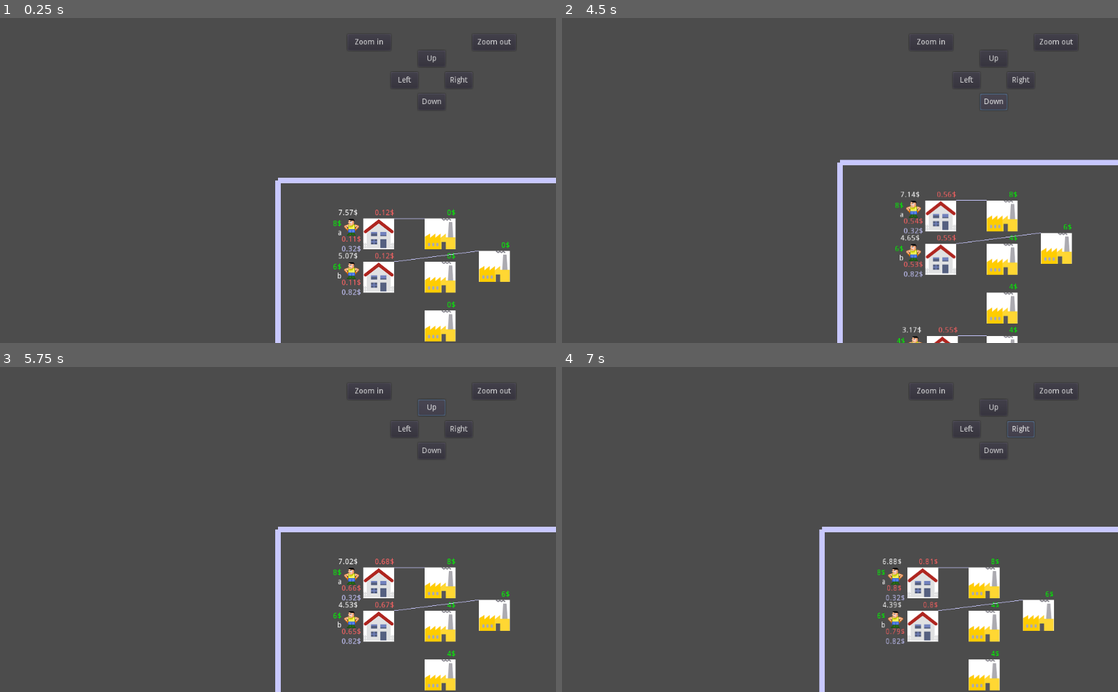
Above: before the commit, frames 1-4 (two rows, left to right).
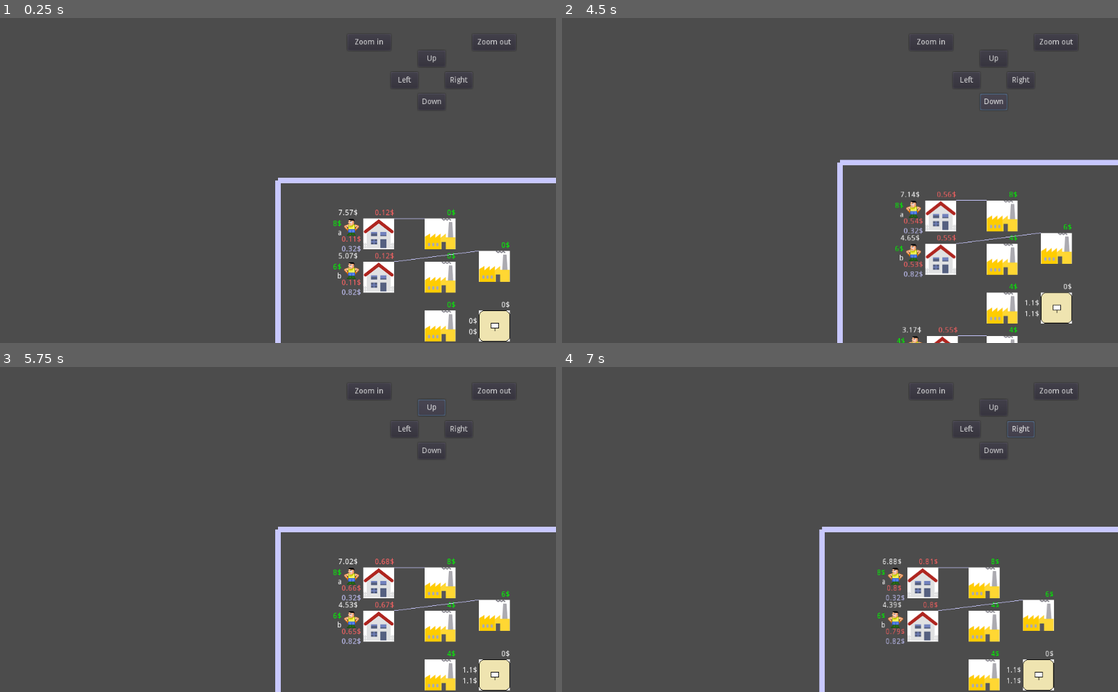
Above: after the commit, the same moments.

Repository: carlostgit/Houses
Game: Godot game, scene res://World.tscn
Same seed, same stepped clock (60 frames per second), same inputs: the game is played once before the commit and once after it.
Inputs (mouse positions are in pixels of both pictures, inside the frame that each line leads up to):
- Up to frame 1 (0.25 s): no input
- Up to frame 2 (4.5 s): click "Zoom in" at 0.5 s; click "Zoom out" at 1.25 s; click (1056, 326) at 2.02 s; click (912, 226) at 2.77 s; click (940, 232) at 3.52 s; click "Down" at 4.25 s
- Up to frame 3 (5.75 s): click "Up" at 5 s
- Up to frame 4 (7 s): click "Left" at 5.75 s; click "Right" at 6.5 s

The runs differ from the first frame. In frame 1, 0.6% of the frame differs, in the area x 84-92%, y 87-100%; in frame 2, 0.6%; in frame 3, 0.6%, in the area x 83-92%, y 87-100%; in frame 4, 0.6%.

Commit message:
Se añade la escena Yard, que representa una parcela donde se podría construir una casa

Diff:
--- a/Camera2D.gd
+++ b/Camera2D.gd
@@ -13,6 +13,11 @@
 var _move_left:bool = false
 var _move_up:bool = false
 var _move_down:bool = false
+
+var _zoom_level:int = 2
+var _min_zoom_level:int = 1
+var _max_zoom_level:int = 16
+
 
 # Called when the node enters the scene tree for the first time.
 func _ready():
@@ -91,11 +96,6 @@
 	pass # Replace with function body.
 
 
-func _on_ButtonZoomIn_pressed():
-	self.set_zoom(Vector2(0.5,0.5))
-	pass # Replace with function body.
-
-
 func _on_ButtonRight_button_down():
 	_move_right = true
 	pass # Replace with function body.
@@ -105,7 +105,18 @@
 	_move_right = false
 	pass # Replace with function body.
 
+func _on_ButtonZoomIn_pressed():
+#	_zoom_level += 1
+	_zoom_level *= 2
+	if (_zoom_level > _max_zoom_level):
+		_zoom_level = _max_zoom_level
+	self.set_zoom(Vector2(2.0/_zoom_level,2.0/_zoom_level))
+	pass # Replace with function body.
 
 func _on_ButtonZoomOut_pressed():
-	self.set_zoom(Vector2(1,1))
+#	_zoom_level -= 1
+	_zoom_level /= 2
+	if (_zoom_level < _min_zoom_level):
+		_zoom_level = _min_zoom_level
+	self.set_zoom(Vector2(2.0/_zoom_level,2.0/_zoom_level))
 	pass # Replace with function body.
--- a/House.gd
+++ b/House.gd
@@ -12,6 +12,8 @@
 var _world:Node2D = null
 
 var _cycle:int = 0
+
+var _name:String = "H"
 
 
 #TODO
@@ -33,6 +35,12 @@
 # Called every frame. 'delta' is the elapsed time since the previous frame.
 #func _process(delta):
 #	pass
+
+func set_name(name_arg:String) -> void:
+	_name = name_arg
+
+func get_name() -> String:
+	return _name
 
 func get_rent() -> float:
 	return _rent
@@ -177,7 +185,7 @@
 		while best_house != self and _rent > self._minimum_rent:
 			for asking_worker in _world.get_workers():
 				var asking_worker_factory:Node2D = asking_worker.get_factory()
-				var best_house_factory:Dictionary  = _world.find_best_house_factory_available(asking_worker_factory, asking_worker_factory)
+				var best_house_factory:Dictionary  = _world.find_best_house_factory_available(asking_worker_factory, asking_worker)
 				best_house = best_house_factory.get("house") as Node2D
 				if best_house and best_house == self:
 					break
@@ -189,6 +197,7 @@
 				if new_rent < self._minimum_rent:
 					new_rent = self._minimum_rent
 				set_rent(new_rent)
+
 
 func _on_TimerUpdateLabel_timeout():
 	update_labels()
--- a/World.gd
+++ b/World.gd
@@ -143,6 +143,47 @@
 	var ret_value:Dictionary = {"house": best_house,"factory":best_factory}
 	return ret_value
 
+func find_best_house_factory_available_with_prospective_house(current_factory_arg:Node2D, worker_arg:Node2D, yard_arg:Node2D) -> Dictionary:
+
+	var vacant_factories:Array = get_factories_with_vacant_jobs()
+
+	var houses:Array = get_available_houses(worker_arg)
+	var best_disposable_income:float = 0.0
+	var best_house:Node2D = null
+	var best_factory:Node2D = null
+
+	if yard_arg and yard_arg.get_house():
+		var prospective_house_in_yard:Node2D = yard_arg.get_house()
+		houses.append(prospective_house_in_yard)
+
+
+	if (current_factory_arg):
+		vacant_factories.append(current_factory_arg)
+
+	var available_factories:Array = vacant_factories
+
+	for factory in available_factories:
+		for house in houses:
+			var rent:float = 0.0
+
+			if yard_arg.get_house() == house:
+				rent = yard_arg.get_estimated_payable_rent()
+			else:
+				rent = house.get_rent()
+
+			var commuting_cost:float = self.s_get_commuting_expenses(house,factory)
+#			var rent:float = house.get_rent()
+			var salary:float = factory.get_salary()
+			var disposable_income = salary-rent-commuting_cost
+			if (disposable_income > best_disposable_income):
+				best_disposable_income = disposable_income
+				best_house = house
+				best_factory = factory
+
+	var ret_value:Dictionary = {"house": best_house,"factory":best_factory}
+	return ret_value
+
+
 func _on_TimerShortHomeless_timeout():
 	var default_position_origin:Vector2 = Vector2(20,20)
 	var distance_between_workers:Vector2 = Vector2(0,100)
--- a/World.tscn
+++ b/World.tscn
@@ -1,10 +1,11 @@
-[gd_scene load_steps=6 format=2]
+[gd_scene load_steps=7 format=2]
 
 [ext_resource path="res://World.gd" type="Script" id=1]
 [ext_resource path="res://Camera2D.gd" type="Script" id=2]
 [ext_resource path="res://Worker.tscn" type="PackedScene" id=3]
 [ext_resource path="res://House.tscn" type="PackedScene" id=4]
 [ext_resource path="res://Factory.tscn" type="PackedScene" id=5]
+[ext_resource path="res://Yard.tscn" type="PackedScene" id=6]
 
 [node name="World" type="Node2D" groups=[
 "world",
@@ -89,6 +90,7 @@
 texture_mode = 3801188
 
 [node name="HUD" type="CanvasLayer" parent="."]
+editor/display_folded = true
 
 [node name="ButtonDown" type="Button" parent="HUD"]
 margin_left = 770.0
@@ -131,6 +133,11 @@
 margin_right = 950.0
 margin_bottom = 60.0
 text = "Zoom out"
+
+[node name="Yard" parent="." groups=[
+"yards",
+] instance=ExtResource( 6 )]
+position = Vector2( 370, 240 )
 [connection signal="timeout" from="TimerShortHomeless" to="." method="_on_TimerShortHomeless_timeout"]
 [connection signal="button_down" from="HUD/ButtonDown" to="Camera2D" method="_on_ButtonDown_button_down"]
 [connection signal="button_up" from="HUD/ButtonDown" to="Camera2D" method="_on_ButtonDown_button_up"]
--- /dev/null
+++ b/Yard.gd
@@ -0,0 +1,95 @@
+extends Node2D
+
+# Declare member variables here. Examples:
+# var a = 2
+# var b = "text"
+var _land_cost:float = 1.1
+
+var _world:Node2D = null
+
+var _estimated_payable_rent:float = 0.0
+
+#var _house:Node2D = null
+var _house:Node2D = preload("res://House.tscn").instance()
+
+# Called when the node enters the scene tree for the first time.
+func _ready():
+	_world = get_node("../../World")
+	_house.set_position(Vector2(0,0))
+
+#	_house.add_to_group("houses")
+	_house.hide()
+	_house.set_name("Casa tomasa")
+	_world.call_deferred("add_child", _house) #deferred pq _world está ocupado creando sus hijos
+
+func get_estimated_payable_rent() -> float:
+	return _estimated_payable_rent
+
+func set_estimated_payable_rent(estimated_payable_rent_arg:float) -> void:
+	_estimated_payable_rent = estimated_payable_rent_arg
+
+
+func get_house() -> Node2D:
+	return self._house
+
+#	pass # Replace with function body.
+
+# Called every frame. 'delta' is the elapsed time since the previous frame.
+#func _process(delta):
+#	pass
+
+func calculate_min_rent() -> float:
+	var other_costs:float = 0.0
+	var total_cost:float = get_land_cost() + other_costs
+	return total_cost
+
+func get_land_cost() -> float:
+	return _land_cost
+
+func update_labels() -> void:
+	var min_rent:float = self.calculate_min_rent()
+	var min_rent_rounded:float = stepify(min_rent, 0.01)
+	$MinRentLabel.set_text(str(min_rent_rounded)+"$")
+
+	var land_cost:float = self.get_land_cost()
+	var land_cost_rounded:float = stepify(land_cost, 0.01)
+	$LandCostLabel.set_text(str(land_cost_rounded)+"$")
+
+	var expected_rent:float = self.estimate_payable_rent()
+	var expected_rent_rounded:float = stepify(expected_rent, 0.01)
+	$ExpectedRentLabel.set_text(str(expected_rent_rounded)+"$")
+
+
+func estimate_payable_rent() -> float:
+#	assert(false) #tengo pendiente debugear este metodo
+	#solo cuando todavía se tiene inquilino
+	var estimated_payable_rent:float = 0.0
+
+	var max_count:int = 1000
+	var count:int = 0
+	var best_house:Node2D = self.get_house()
+	while best_house == self.get_house():
+#		Tengo que cambiar esto:
+#		self.get_house().set_rent(estimated_payable_rent)
+		self.set_estimated_payable_rent(estimated_payable_rent)
+#		En vez de set_rent, debería usar _estimated_payable_rent
+#		Y cambiar _world.find_best_house_factory_available_with_prospective_house
+#		para que lo use
+		for asking_worker in _world.get_workers():
+			var asking_worker_factory:Node2D = asking_worker.get_factory()
+			var best_house_factory:Dictionary  = _world.find_best_house_factory_available_with_prospective_house(asking_worker_factory, asking_worker, self)
+			best_house = best_house_factory.get("house") as Node2D
+			if best_house and best_house == self.get_house():
+				break
+
+		if best_house == self.get_house():
+			estimated_payable_rent += 0.1
+
+		count += 1
+		if count > max_count:
+			break
+
+	return estimated_payable_rent
+
+func _on_TimerUpdateLabel_timeout():
+	update_labels()
--- /dev/null
+++ b/Yard.tscn
@@ -0,0 +1,41 @@
+[gd_scene load_steps=3 format=2]
+
+[ext_resource path="res://Yard.gd" type="Script" id=1]
+[ext_resource path="res://yard.png" type="Texture" id=2]
+
+[node name="Yard" type="Node2D"]
+script = ExtResource( 1 )
+
+[node name="YardTexture" type="TextureButton" parent="."]
+margin_right = 40.0
+margin_bottom = 40.0
+texture_normal = ExtResource( 2 )
+
+[node name="MinRentLabel" type="Label" parent="."]
+margin_left = -50.0
+margin_top = 30.0
+margin_right = -3.0
+margin_bottom = 50.0
+text = "0$"
+align = 2
+valign = 1
+
+[node name="LandCostLabel" type="Label" parent="."]
+margin_left = -50.0
+margin_top = 10.0
+margin_right = -3.0
+margin_bottom = 30.0
+text = "0$"
+align = 2
+valign = 1
+
+[node name="TimerUpdateLabel" type="Timer" parent="."]
+autostart = true
+
+[node name="ExpectedRentLabel" type="Label" parent="."]
+margin_top = -20.0
+margin_right = 57.0
+text = "0$"
+align = 2
+valign = 1
+[connection signal="timeout" from="TimerUpdateLabel" to="." method="_on_TimerUpdateLabel_timeout"]
Binary file added: yard.png
Not shown, added: yard.png.import
